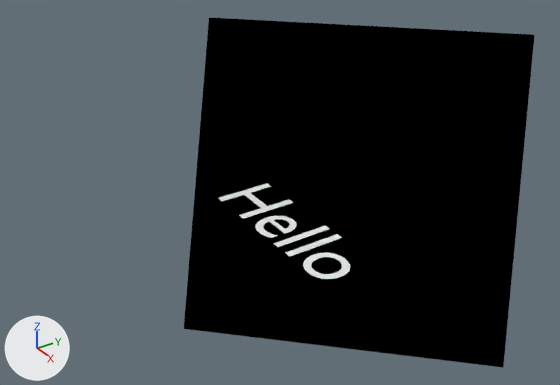
An edit to the Blender file previs.blend, drawn before and after from the same camera.
Rendered twice from a 50 mm camera at (16.03, -12.82, 11.12) aimed at (0.48, -2.59, 1.09). The lights are fixed; the arrows at lower left show +X, +Y and +Z.

Names of what the first picture shows: 'Plane', 'Text_hello'.
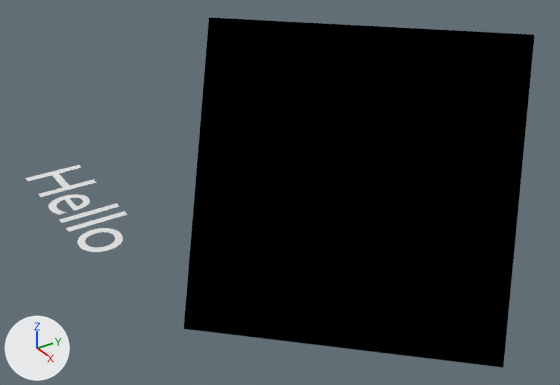
The change, as a list of edits to the scene's bpy script:
```text
Change ob_text_hello:
    ob_text_hello.location: (-0.53, -4.06, 0.97) -> (-4.37, -8.11, 1.07)
```

Location of each change, [x1, y1, x2, y2] in pixels of the pictures (560 x 385 px):
'Text_hello', moved
    before: [218, 183, 350, 279]
    after: [26, 165, 127, 252]
